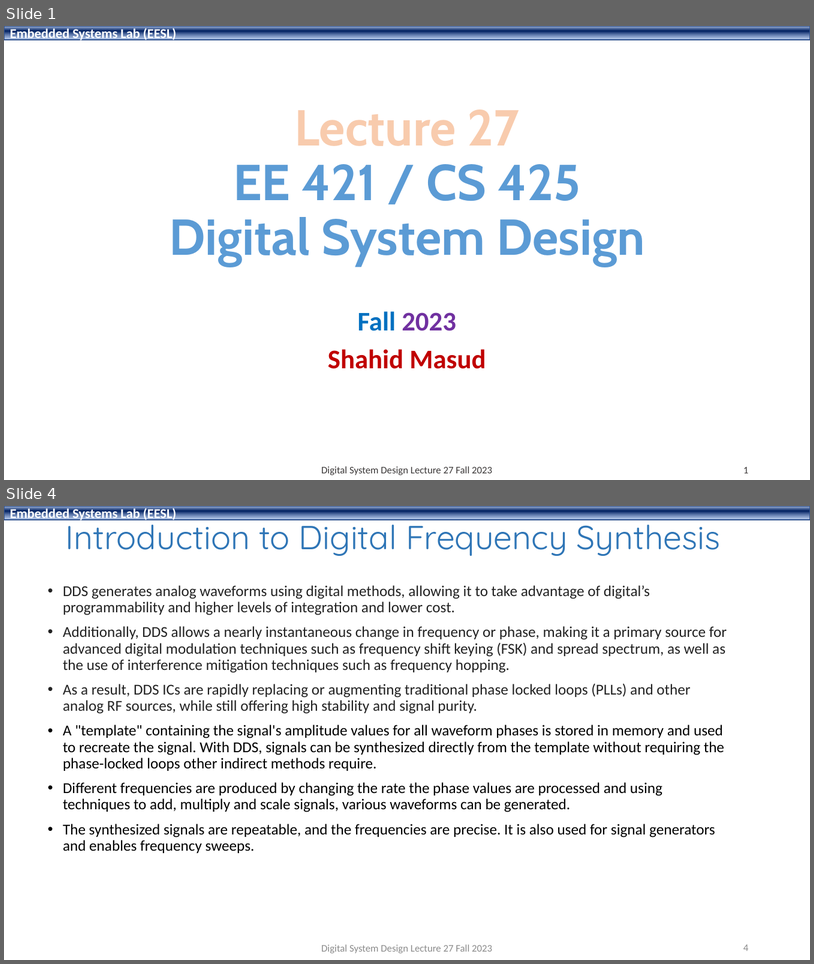
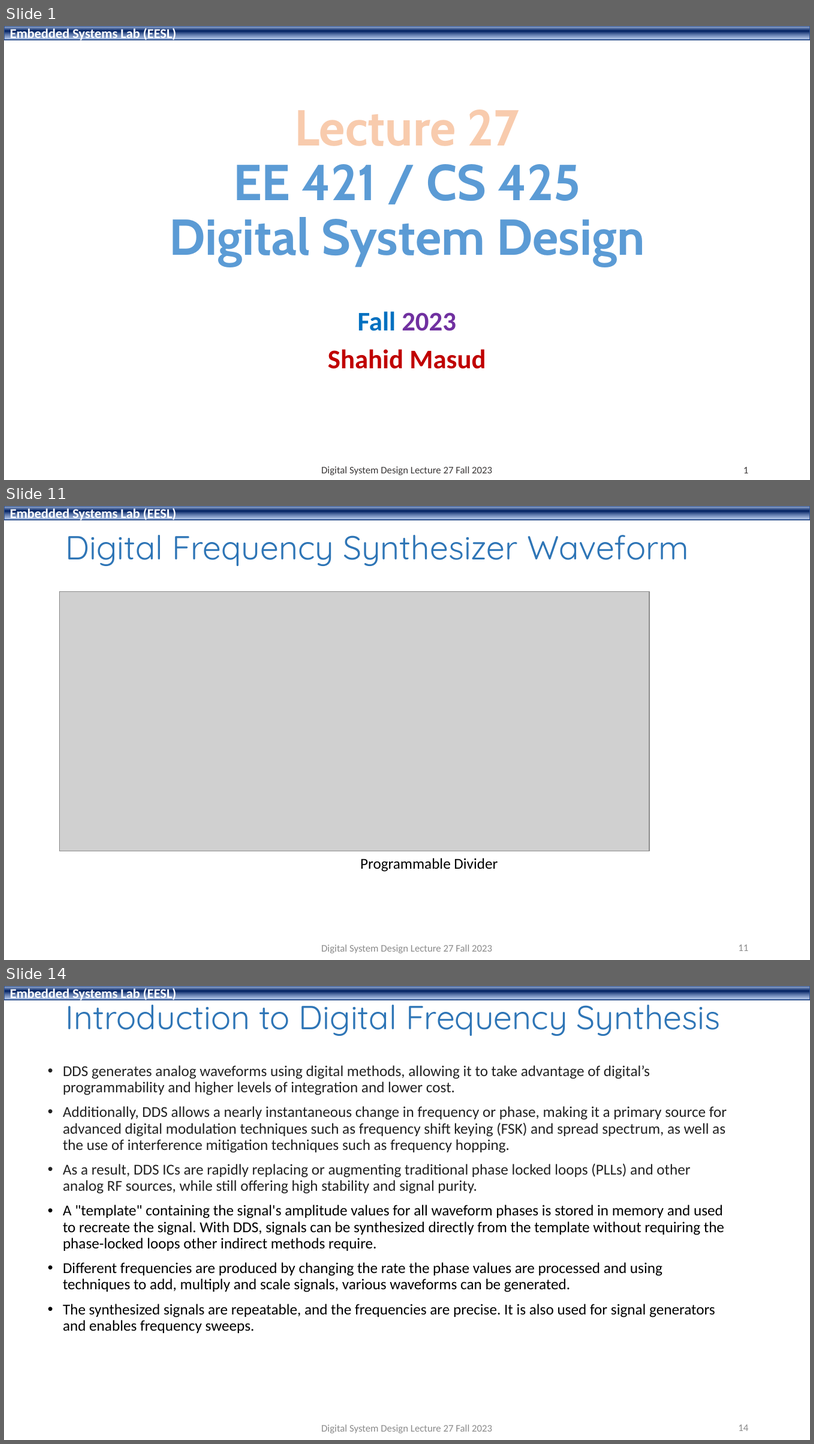
Before and after one commit to shahidmasud/shahidmasud.github.io, a slide deck: DSD_Lec27_Fall2023.ppsx. Shown one above the other, each under a label of ours: slides 1 and 4 before the commit, slides 1, 11 and 14 after it; the slides between them are not shown. The pictures are 814x964 and 814x1444 pixels, drawn with LibreOffice and Linux fonts; fonts in the diff are those of the drawing; grey boxes stand for pictures; background and template pictures are left out. Boxes give left, top, right and bottom in pixels: in the first picture for what was removed or moved away, otherwise in the second. Text is boxed around its words. In the diff, an @@ line names an element or a change of style, - is before the commit and + after.

```diff
--- a/DSD_Lec27_Fall2023.ppsx
+++ b/DSD_Lec27_Fall2023.ppsx
@@ slide 11 added at [4,506,810,960], background #FFFFFF; not listed: 1 template element that a slide beside it also shows @@
@@ title added at [65,535,689,566], 39.6 pt, text #2E75B6 @@
+Digital Frequency Synthesizer Waveform
@@ picture added at [60,591,650,851] @@
@@ text added at [360,858,498,871], 18 pt, text #000000 @@
+Programmable Divider
@@ text added at [321,944,492,953], 12 pt, text #8C8C8C @@
+Digital System Design Lecture 27 Fall 2023
@@ page number added at [738,944,749,951], 12 pt, text #8C8C8C @@
+11
@@ what was slide 4 is now slide 14 @@
@@ page number at [738,1424,749,1431]: text changed @@
-4
+14
```
Also in this commit, not shown: 1 slide changed, 9 other slides added, 1 other file.
